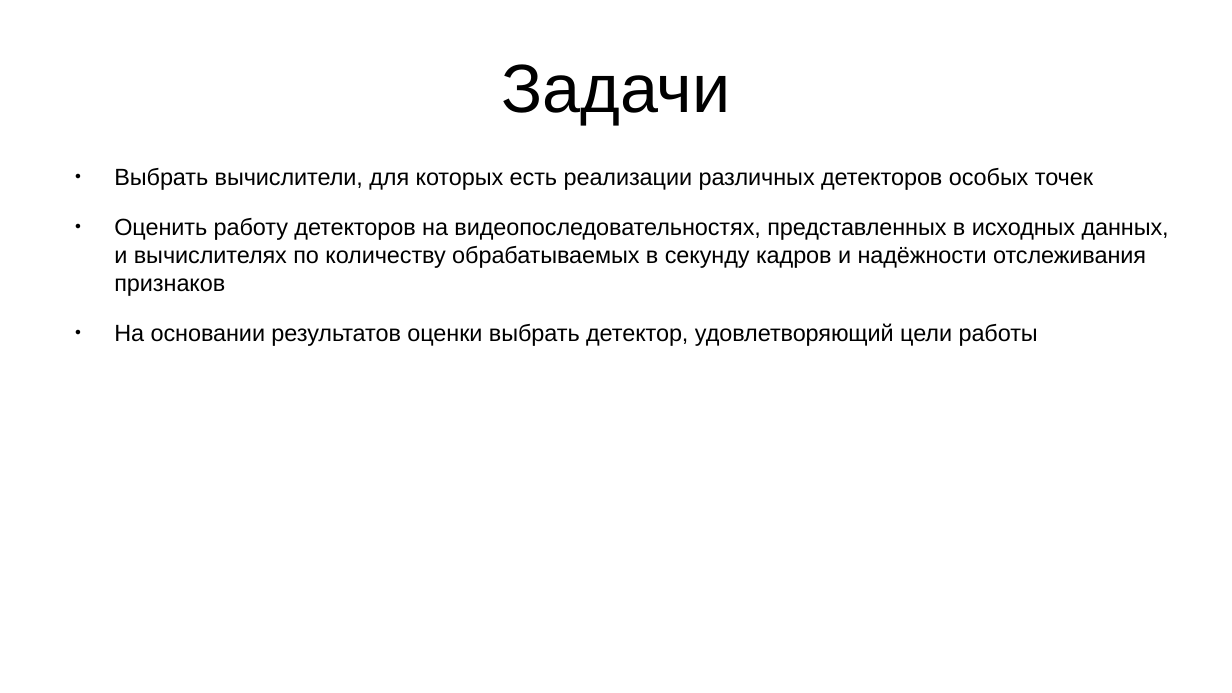
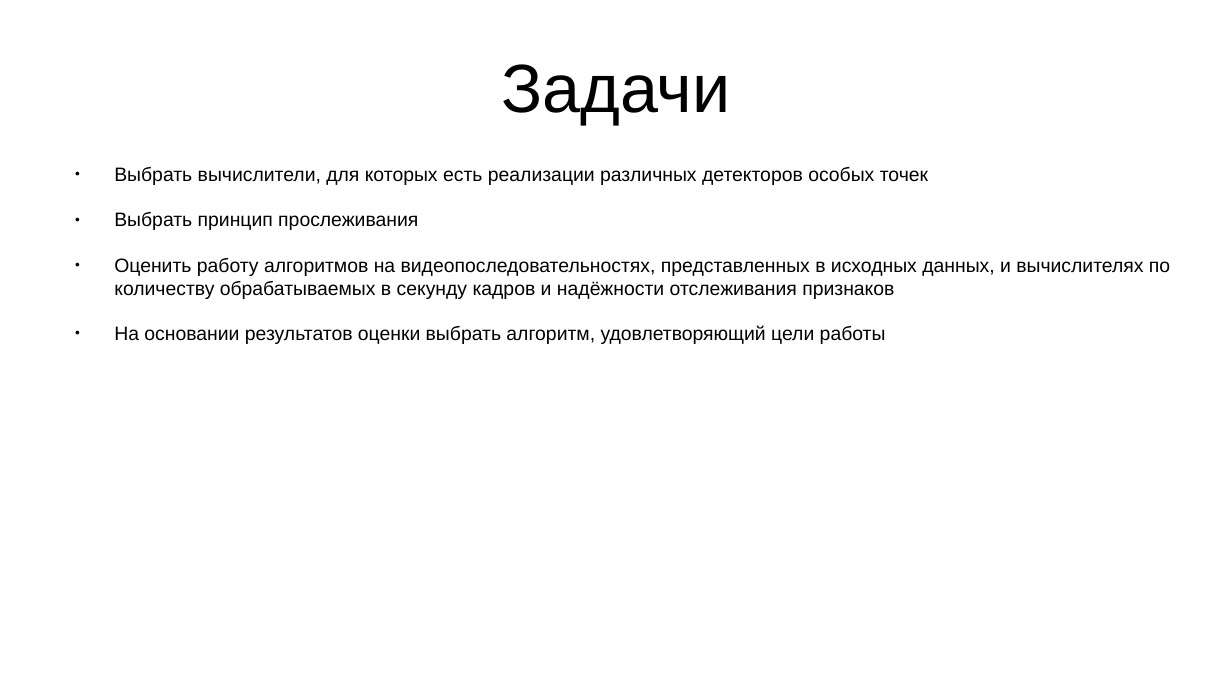
Before and after one commit to daniel-95/diploma, a slide deck: slide 3 of диплом/вкр.pptx. Drawn at 1232x693 pixels with LibreOffice and Linux fonts; fonts in the diff are those of the drawing. Boxes give left, top, right and bottom in pixels: in the first picture for what was removed or moved away, otherwise in the second. Text is boxed around its words. In the diff, an @@ line names an element or a change of style, - is before the commit and + after.

```diff
--- a/диплом/вкр.pptx
+++ b/диплом/вкр.pptx
@@ text at bbox=[114, 167, 928, 185]: size 15 to 12.5 pt in "Выбрать вычислители, для которых есть реализации различных ..." @@
@@ text at bbox=[114, 212, 1170, 344]: text changed; size 15 to 12.5 pt @@
-● Оценить работу детекторов на видеопоследовательностях, представленных в исходных данных, и вычислителях по количеству обрабатываемых в секунду кадров и надёжности отслеживания признаков
-● На основании результатов оценки выбрать детектор, удовлетворяющий цели работы
+● Выбрать принцип прослеживания
+● Оценить работу алгоритмов на видеопоследовательностях, представленных в исходных данных, и вычислителях по количеству обрабатываемых в секунду кадров и надёжности отслеживания признаков
+● На основании результатов оценки выбрать алгоритм, удовлетворяющий цели работы
```
Also in this commit, not shown: 3 other slides changed, 13 slides added, 2 slides removed, 1 other file.
